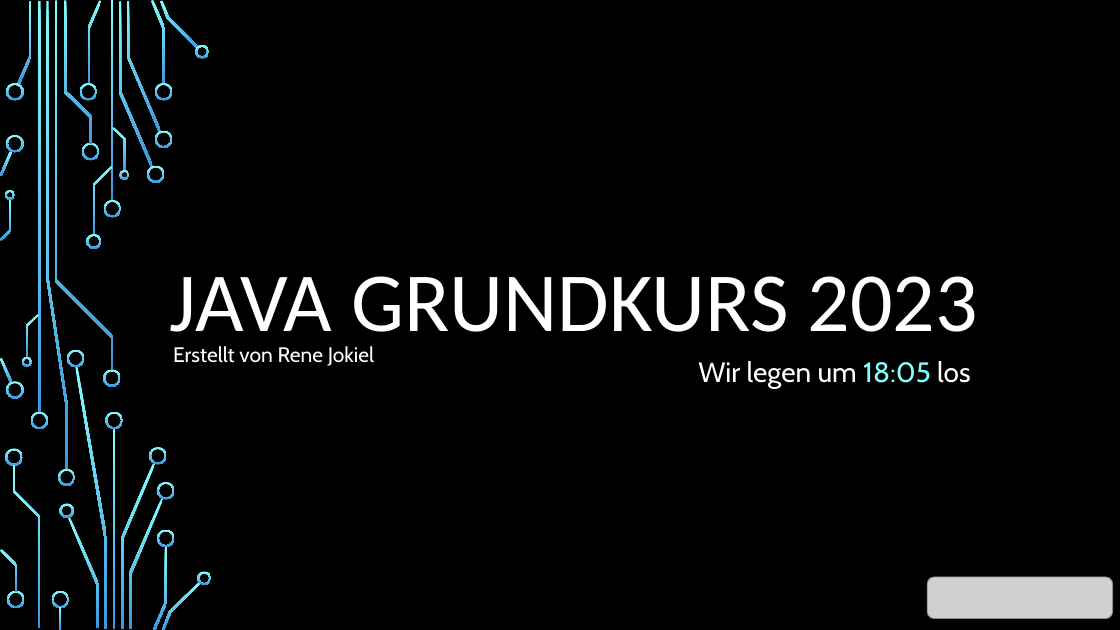
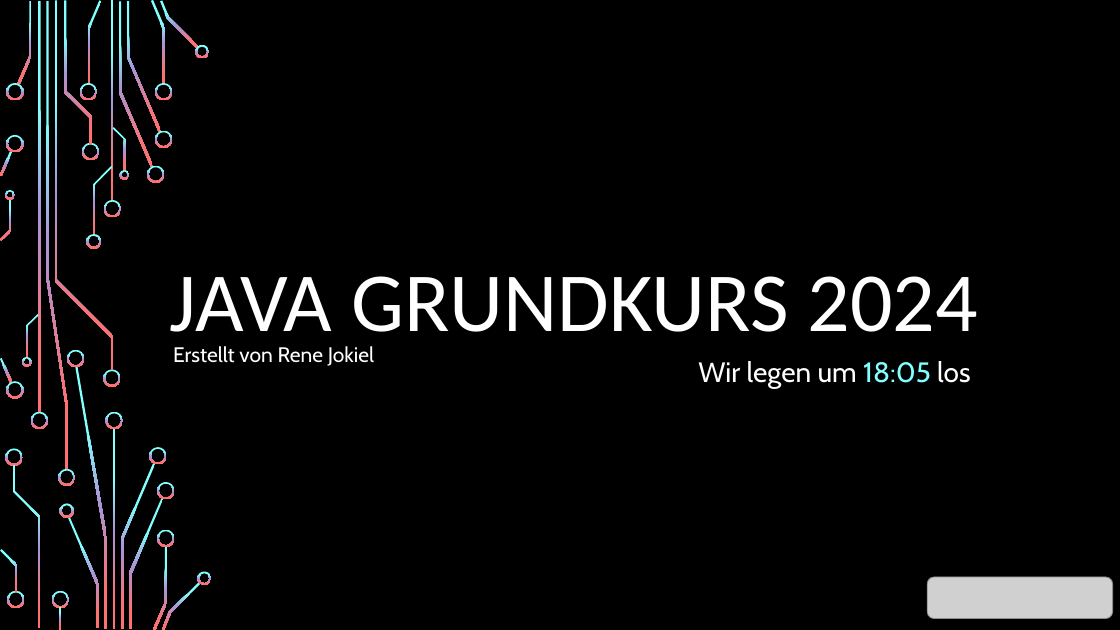
Before and after one commit to BelmontR/Java-Tutorial-Course, a slide deck: slide 1 of Java Grundkurs.pptx. Drawn at 1120x630 pixels with LibreOffice and Linux fonts; fonts in the diff are those of the drawing; grey boxes stand for pictures; background and template pictures are left out. Boxes give left, top, right and bottom in pixels: in the first picture for what was removed or moved away, otherwise in the second. Text is boxed around its words. In the diff, an @@ line names an element or a change of style, - is before the commit and + after.

```diff
--- a/Java Grundkurs.pptx
+++ b/Java Grundkurs.pptx
@@ fill gradient #82FFFF to #3D97DE to gradient #82FFFF to #AB94D8 to #FF7171 in 54 elements at box(103, 200, 121, 218), box(103, 370, 121, 387), box(38, 1, 40, 413), box(30, 412, 48, 429), box(18, 1, 32, 84), box(118, 2, 153, 167), box(147, 166, 165, 183), box(127, 1, 161, 132), box(151, 0, 166, 84), box(155, 130, 172, 148), box(155, 83, 172, 101), box(160, 1, 199, 49), box(195, 45, 210, 58), box(87, 1, 102, 84), box(80, 83, 97, 101), box(82, 143, 99, 160), box(68, 517, 99, 628), box(60, 503, 74, 518), box(6, 83, 24, 101), box(0, 358, 13, 382), box(6, 381, 24, 399), box(0, 151, 13, 176), box(6, 135, 24, 153), box(64, 1, 92, 144), box(5, 449, 23, 466), box(13, 465, 40, 628), box(51, 591, 69, 608), box(59, 607, 61, 630), box(7, 591, 24, 608), box(0, 549, 18, 592), box(93, 166, 113, 235), box(87, 234, 102, 250), box(55, 1, 113, 371), box(113, 127, 126, 171), box(119, 170, 129, 180), box(26, 314, 39, 358), box(22, 357, 32, 367), box(1, 199, 11, 240), box(5, 190, 15, 200), box(113, 429, 115, 629), box(121, 463, 155, 628), box(106, 412, 124, 429), box(76, 366, 108, 629), box(67, 350, 85, 367), box(150, 447, 167, 465), box(129, 498, 164, 629), box(153, 546, 167, 630), box(157, 482, 175, 500), box(157, 529, 175, 547), box(162, 581, 201, 630), box(197, 571, 212, 585), box(46, 1, 68, 470), box(58, 469, 75, 486), box(111, 1, 113, 202) @@
@@ title at box(170, 276, 978, 351): text changed @@
-JAVA GRUNDKURS 2023
+JAVA GRUNDKURS 2024
```
Also in this commit, not shown: 2 other slides changed, 2 slides added, 37 other files.
